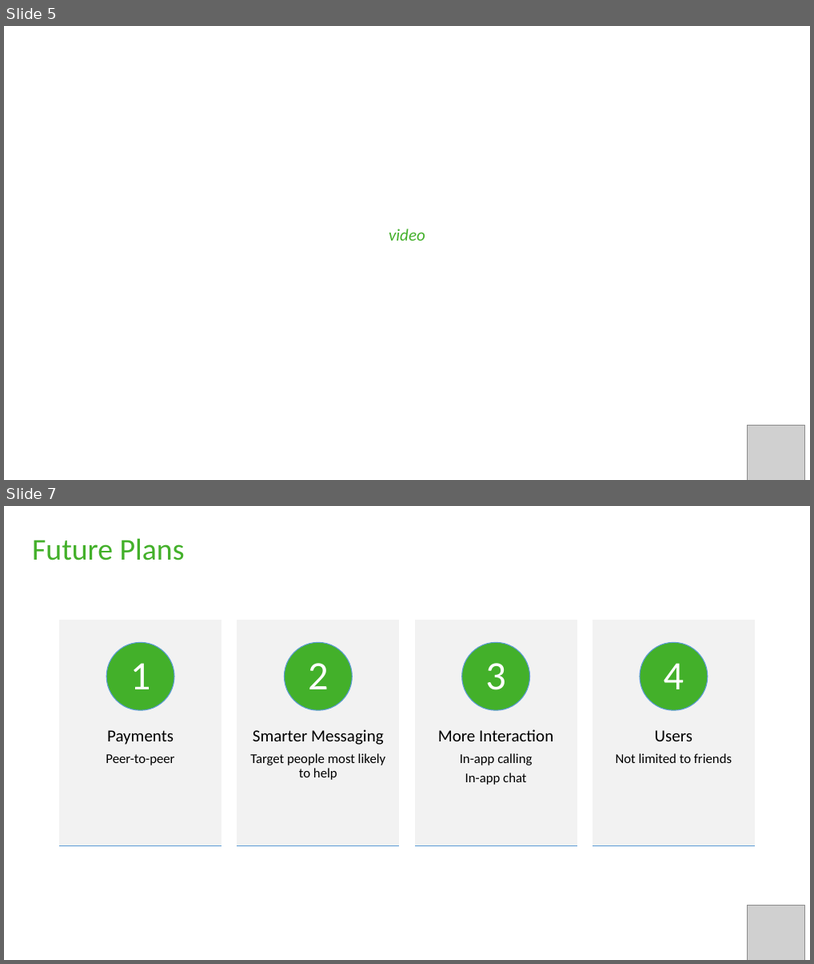
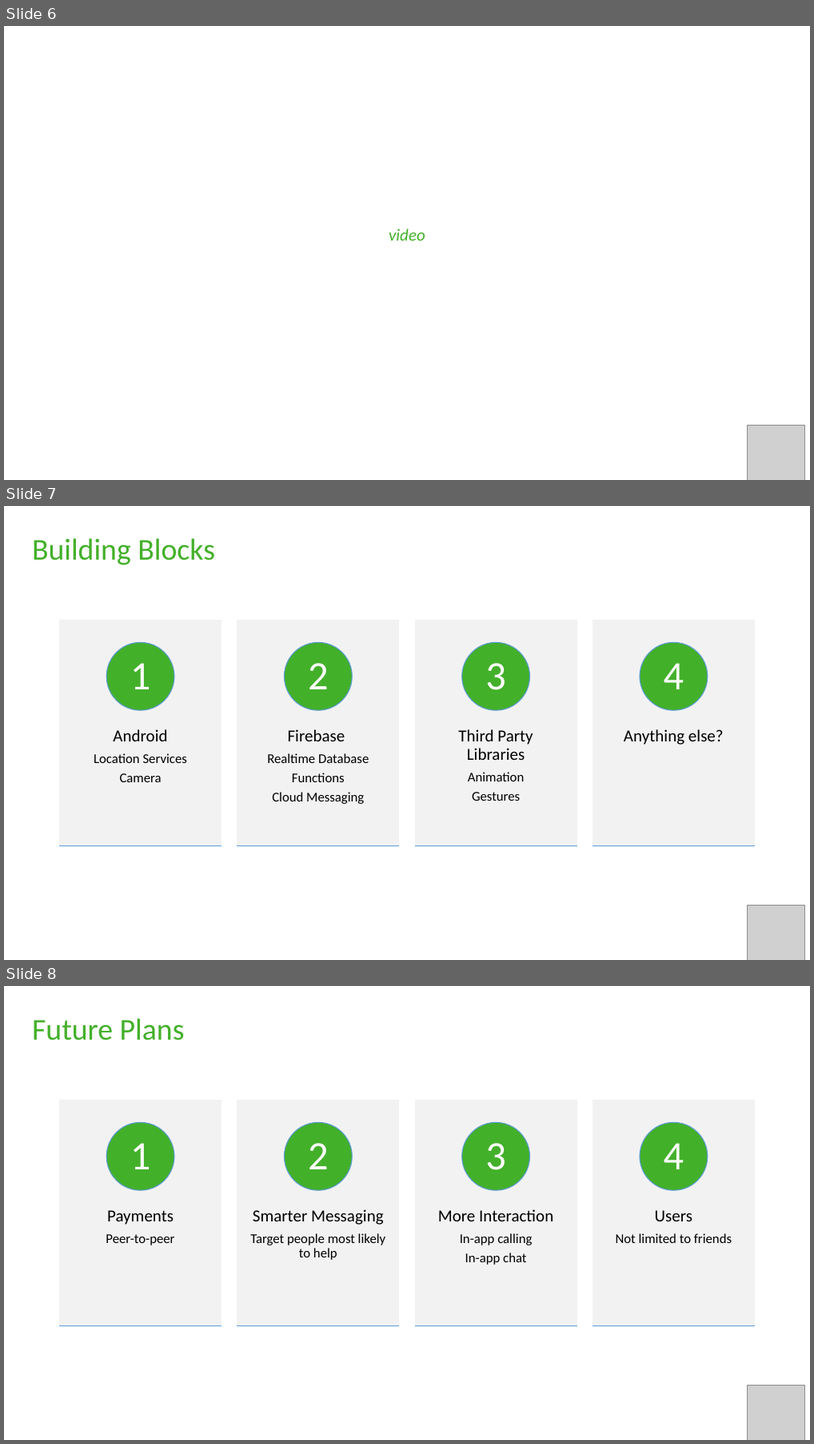
Before and after one commit to Codepath-Sep-2017-Group-16/ShopperPro, a slide deck: Presentation/Presentation.pptx. Shown one above the other, each under a label of ours: slides 5 and 7 before the commit, slides 6, 7 and 8 after it; the slides between them are not shown. The pictures are 814x964 and 814x1444 pixels, drawn with LibreOffice and Linux fonts; fonts in the diff are those of the drawing; grey boxes stand for pictures. Boxes give left, top, right and bottom in pixels: in the first picture for what was removed or moved away, otherwise in the second. Text is boxed around its words. In the diff, an @@ line names an element or a change of style, - is before the commit and + after.

Commit message:
Presentation : Updated

```diff
--- a/Presentation/Presentation.pptx
+++ b/Presentation/Presentation.pptx
@@ slide 7 added at bbox=[4, 506, 810, 960], background #FFFFFF @@
@@ text added at bbox=[32, 538, 215, 565], 36 pt, text #43B02A @@
+Building Blocks
@@ group added at bbox=[60, 620, 754, 846]: 8 rectangles, 8 texts, 4 ellipses @@
+Android
+Location Services
+Camera
+1
+Firebase
+Realtime Database
+Functions
+Cloud Messaging
+2
+Third Party Libraries
+Animation
+Gestures
+3
+Anything else?
+4
@@ picture added at bbox=[748, 904, 806, 960] @@
@@ what was slide 5 is now slide 6 @@
@@ what was slide 7 is now slide 8 @@
```
Also in this commit, not shown: 1 other slide added, 1 slide removed.
